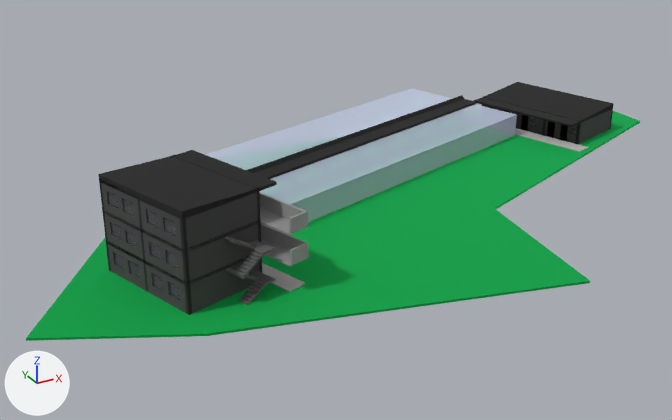
The glTF model pabellon.glb: old version first, new version second.
Before and after are seen from a camera (50 mm lens) standing at (-15.6, -56.5, 35.8) and looking at (24.5, 16.5, -0.7). The lights are fixed; the arrows at lower left show +X, +Y and +Z. The first picture is the older version. Where no turn or scale is listed for an object, it has been applied to the vertices. Vertices at exactly the same position are counted once.

In view in the first picture: 'Balcon Primaria - Nivel 2', 'Balcon Primaria - Nivel 3', 'Escalera Primaria - Nivel 2', 'Muros Primaria - Nivel 1', 'Muros Primaria - Nivel 2', 'Muros Primaria - Nivel 3', 'Muros Secundaria - Nivel 1', 'Techo Especial Z1 Primaria - Nivel 3', 'Techo Especial Z1 SUM - Nivel 1', 'Techo Especial Z1 Secundaria - Nivel 1', 'Terreno Real (PolÃ\xadgono)', 'Vigas SUM - Nivel 1', '[Sala de Usos MÃºltiples 1] SUM - Nivel 1' and 28 more.
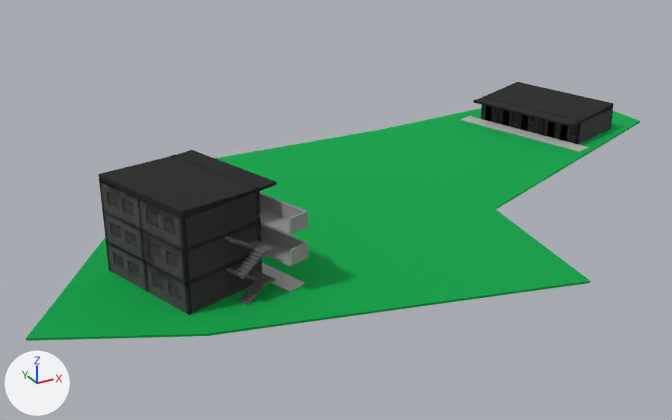
Not visible in the pictures: 'Columnas SUM - Nivel 1'.

Edits to the bpy script that builds the scene:
```text
Change mat_mat_3:
    mat_mat_3.alpha: 0.5 -> 0.0
Change me_aulas_primaria_1__primaria___nivel_1:
    remove me_aulas_primaria_1__primaria___nivel_1.from_pydata(...)  # 8 vertices, 12 faces; spans x 1.34..9.62, y 8.01..14.95, z 0.0..2.7
    add me_aulas_primaria_1__primaria___nivel_1.from_pydata(...)  # 8 vertices, 12 faces; spans x 2.69..11.45, y 2.78..10.11, z 0.0..2.7
    me_aulas_primaria_1__primaria___nivel_1 part 1: the whole mesh is rebuilt
Change me_aulas_primaria_2__primaria___nivel_1:
    remove me_aulas_primaria_2__primaria___nivel_1.from_pydata(...)  # 8 vertices, 12 faces; spans x 2.91..11.2, y 3.03..9.96, z 0.0..2.7
    add me_aulas_primaria_2__primaria___nivel_1.from_pydata(...)  # 8 vertices, 12 faces; spans x 1.09..9.85, y 7.86..15.2, z 0.0..2.7
    me_aulas_primaria_2__primaria___nivel_1 part 2: the whole mesh is rebuilt
Change me_aulas_primaria_1__primaria___nivel_2:
    remove me_aulas_primaria_1__primaria___nivel_2.from_pydata(...)  # 8 vertices, 12 faces; spans x 1.34..9.62, y 8.01..14.95, z 2.7..5.4
    add me_aulas_primaria_1__primaria___nivel_2.from_pydata(...)  # 8 vertices, 12 faces; spans x 2.69..11.45, y 2.78..10.11, z 2.7..5.4
    me_aulas_primaria_1__primaria___nivel_2 part 3: the whole mesh is rebuilt
Change me_aulas_primaria_2__primaria___nivel_2:
    remove me_aulas_primaria_2__primaria___nivel_2.from_pydata(...)  # 8 vertices, 12 faces; spans x 2.91..11.2, y 3.03..9.96, z 2.7..5.4
    add me_aulas_primaria_2__primaria___nivel_2.from_pydata(...)  # 8 vertices, 12 faces; spans x 1.09..9.85, y 7.86..15.2, z 2.7..5.4
    me_aulas_primaria_2__primaria___nivel_2 part 4: the whole mesh is rebuilt
Change me_aulas_primaria_1__primaria___nivel_3:
    remove me_aulas_primaria_1__primaria___nivel_3.from_pydata(...)  # 8 vertices, 12 faces; spans x 1.34..9.62, y 8.01..14.95, z 5.4..8.1
    add me_aulas_primaria_1__primaria___nivel_3.from_pydata(...)  # 8 vertices, 12 faces; spans x 2.69..11.45, y 2.78..10.11, z 5.4..8.1
    me_aulas_primaria_1__primaria___nivel_3 part 5: the whole mesh is rebuilt
Change me_aulas_primaria_2__primaria___nivel_3:
    remove me_aulas_primaria_2__primaria___nivel_3.from_pydata(...)  # 8 vertices, 12 faces; spans x 2.91..11.2, y 3.03..9.96, z 5.4..8.1
    add me_aulas_primaria_2__primaria___nivel_3.from_pydata(...)  # 8 vertices, 12 faces; spans x 1.09..9.85, y 7.86..15.2, z 5.4..8.1
    me_aulas_primaria_2__primaria___nivel_3 part 6: the whole mesh is rebuilt
Change me_aulas_secundaria_4__secundaria___nivel_1:
    remove me_aulas_secundaria_4__secundaria___nivel_1.from_pydata(...)  # 8 vertices, 12 faces; spans x 55.11..62.61, y 20.58..25.04, z 0.0..2.7
    add me_aulas_secundaria_4__secundaria___nivel_1.from_pydata(...)  # 8 vertices, 12 faces; spans x 53.29..61.24, y 25.46..30.27, z 0.0..2.7
    me_aulas_secundaria_4__secundaria___nivel_1 part 7: the whole mesh is rebuilt
Change me_aulas_secundaria_5__secundaria___nivel_1:
    remove me_aulas_secundaria_5__secundaria___nivel_1.from_pydata(...)  # 8 vertices, 12 faces; spans x 55.9..63.4, y 18.08..22.53, z 0.0..2.7
    add me_aulas_secundaria_5__secundaria___nivel_1.from_pydata(...)  # 8 vertices, 12 faces; spans x 52.48..60.44, y 28.01..32.81, z 0.0..2.7
    me_aulas_secundaria_5__secundaria___nivel_1 part 8: 8 vertices added at x 52.48..60.44, y 28.01..32.81, z 0.0..2.7
    other edits to the shape of me_aulas_secundaria_5__secundaria___nivel_1 do not show in these pictures
Remove ob_techo_especial_z1_sum___nivel_1:
    ob_techo_especial_z1_sum___nivel_1 = bpy.data.objects.new('Techo Especial Z1 SUM - Nivel 1', me_techo_especial_z1_sum___nivel_1)
Remove ob_sala_de_usos_mãoltiples_1__sum___nivel_1:
    ob_sala_de_usos_mãoltiples_1__sum___nivel_1 = bpy.data.objects.new('[Sala de Usos MÃºltiples 1] SUM - Nivel 1', me_sala_de_usos_mãoltiples_1__sum___nivel_1)
Remove ob_columnas_sum___nivel_1:
    ob_columnas_sum___nivel_1 = bpy.data.objects.new('Columnas SUM - Nivel 1', me_columnas_sum___nivel_1)
Remove ob_vigas_sum___nivel_1:
    ob_vigas_sum___nivel_1 = bpy.data.objects.new('Vigas SUM - Nivel 1', me_vigas_sum___nivel_1)
```

What differs and where, as boxes [x1, y1, x2, y2] in the pictures (672 x 420 px):
'[Sala de Usos MÃºltiples 1] SUM - Nivel 1', deleted
    before: [205, 88, 517, 222]
'Techo Especial Z1 SUM - Nivel 1', deleted
    before: [247, 95, 477, 179]
'[Aulas Primaria 1] Primaria - Nivel 3', surface changed, reshaped (not visible before)
    after: [139, 191, 261, 253]
'[Aulas Primaria 1] Primaria - Nivel 2', surface changed, reshaped (not visible before)
    after: [142, 223, 261, 286]
'[Aulas Primaria 1] Primaria - Nivel 1', surface changed, reshaped (not visible before)
    after: [145, 259, 262, 314]
'[Aulas Primaria 2] Primaria - Nivel 3', surface changed, reshaped (not visible before)
    after: [99, 183, 141, 232]
'[Aulas Primaria 2] Primaria - Nivel 2', surface changed, reshaped (not visible before)
    after: [103, 213, 145, 263]
'[Aulas Primaria 2] Primaria - Nivel 1', surface changed, reshaped (not visible before)
    after: [106, 243, 147, 290]
'[Aulas Secundaria 1] Secundaria - Nivel 1', surface changed
    both: [569, 129, 578, 137]
'[Aulas Secundaria 3] Secundaria - Nivel 1', surface changed
    both: [518, 114, 537, 131]
'[Aulas Secundaria 4] Secundaria - Nivel 1', surface changed, reshaped (not visible before)
    after: [499, 109, 519, 129]
'[Aulas Secundaria 5] Secundaria - Nivel 1', surface changed, reshaped (not visible before)
    after: [481, 105, 500, 124]
'Vigas SUM - Nivel 1', deleted
    before: [253, 99, 463, 173]
